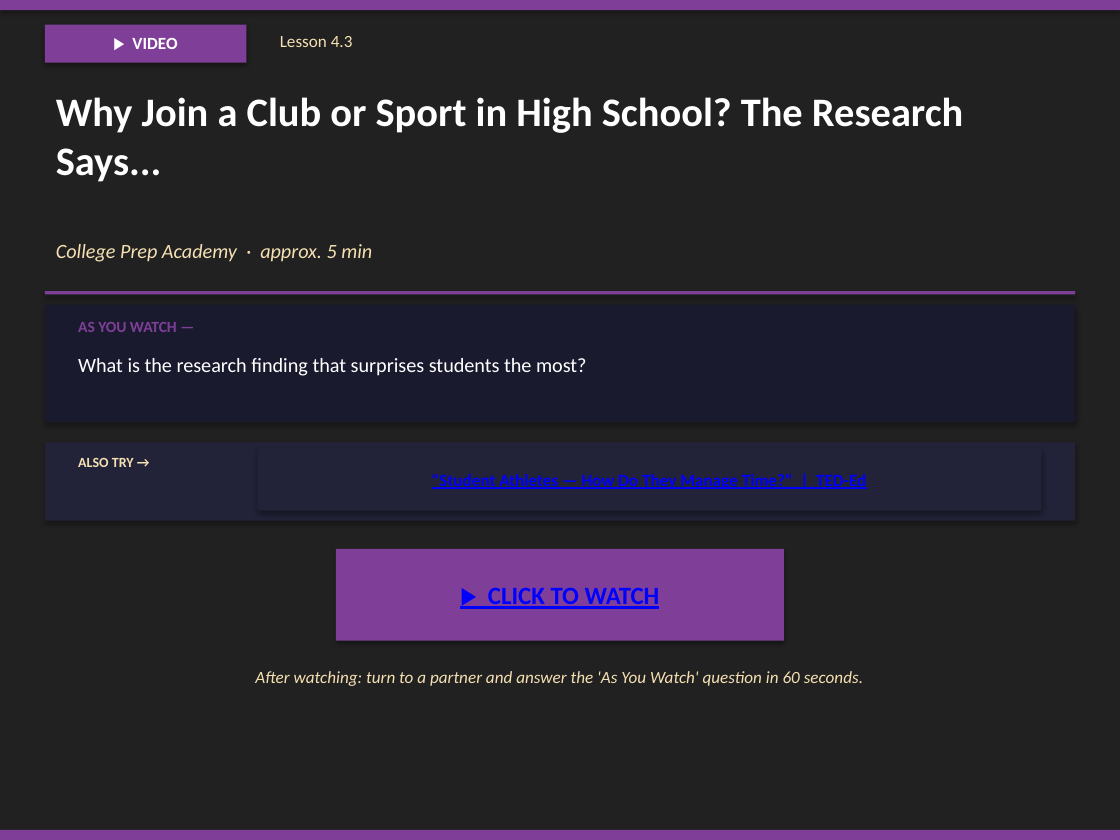
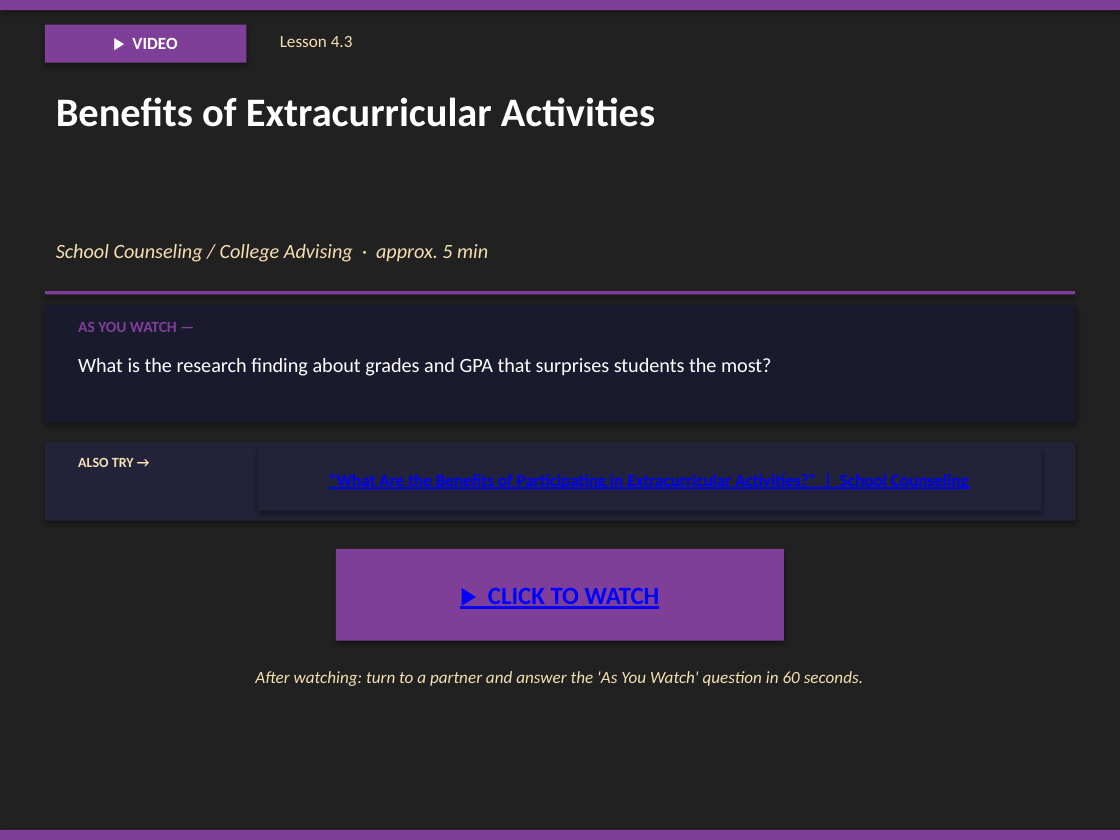
Before and after one commit to milesclawson/test-repo, a slide deck: slide 211 of downloads/warrior_prep_teacher_slides.pptx. Drawn at 1120x840 pixels with LibreOffice and Linux fonts; fonts in the diff are those of the drawing. Boxes give left, top, right and bottom in pixels: in the first picture for what was removed or moved away, otherwise in the second. Text is boxed around its words. In the diff, an @@ line names an element or a change of style, - is before the commit and + after.

```diff
--- a/downloads/warrior_prep_teacher_slides.pptx
+++ b/downloads/warrior_prep_teacher_slides.pptx
@@ text at [56,97,655,127]: text changed @@
-Why Join a Club or Sport in High School? The Research Says...
+Benefits of Extracurricular Activities
@@ text at [56,244,488,262]: text changed @@
-College Prep Academy · approx. 5 min
+School Counseling / College Advising · approx. 5 min
@@ text at [78,358,772,376]: text changed @@
-What is the research finding that surprises students the most?
+What is the research finding about grades and GPA that surprises students the most?
@@ text in rectangle at [329,474,969,489]: text changed @@
-"Student Athletes — How Do They Manage Time?" | TED-Ed
+"What Are the Benefits of Participating in Extracurricular Activities?" | School Counseling
```
Also in this commit, not shown: 3 other slides changed, 1 other file.
